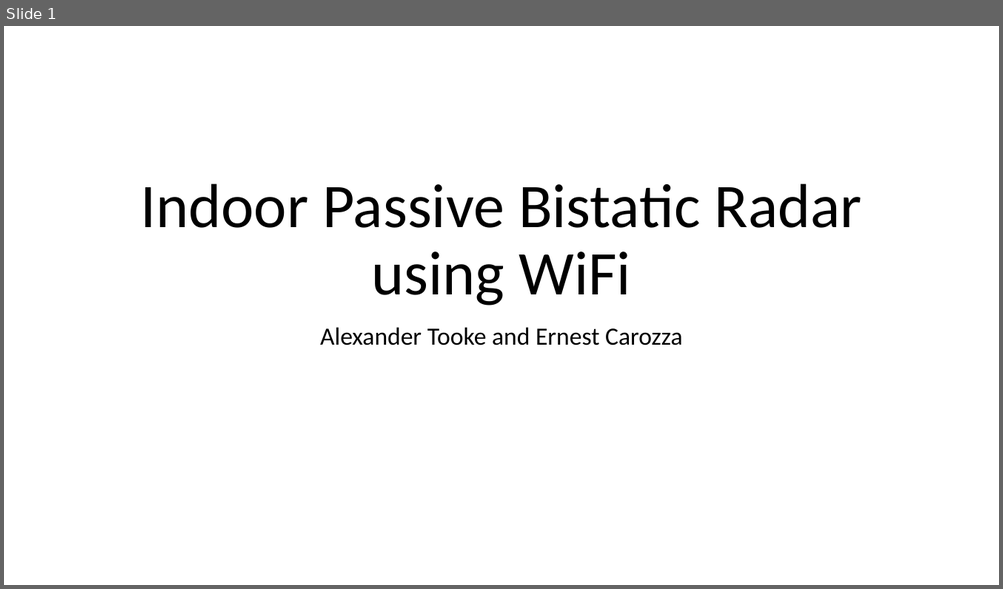
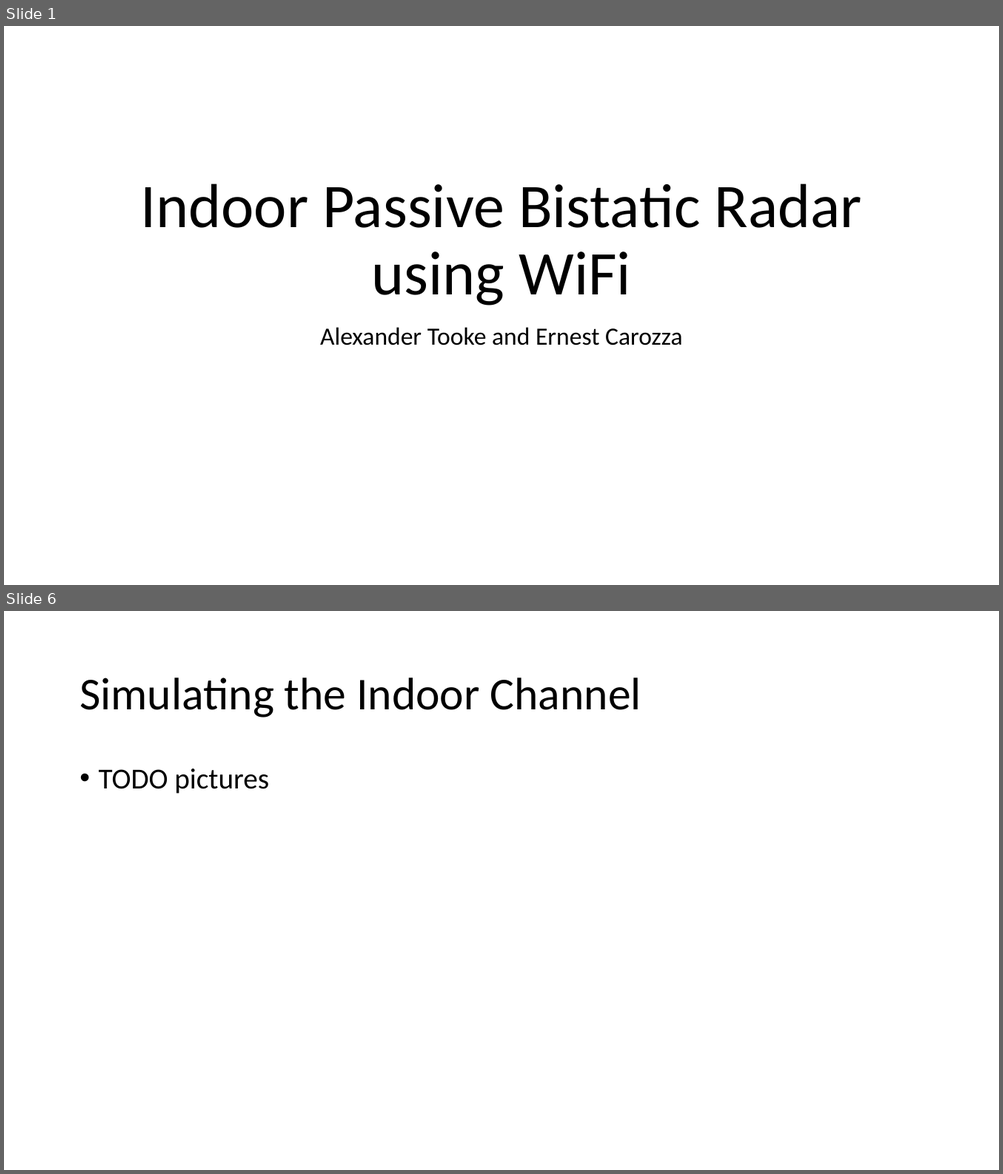
Before and after one commit to USRPMAN/wifi-radar, a slide deck: presentation.pptx. Shown one above the other, each under a label of ours: slide 1 before the commit, slides 1 and 6 after it; the slides between them are not shown. The pictures are 1003x589 and 1003x1174 pixels, drawn with LibreOffice and Linux fonts; fonts in the diff are those of the drawing. Boxes give left, top, right and bottom in pixels: in the first picture for what was removed or moved away, otherwise in the second. Text is boxed around its words. In the diff, an @@ line names an element or a change of style, - is before the commit and + after.

```diff
--- a/presentation.pptx
+++ b/presentation.pptx
@@ slide 6 added at box(4, 611, 999, 1170), background #FFFFFF @@
@@ title added at box(79, 678, 641, 718), 44 pt, text #000000 @@
+Simulating the Indoor Channel
@@ text added at box(99, 769, 269, 794), 28 pt, text #000000 @@
+• TODO pictures
```
Also in this commit, not shown: 3 slides changed, 3 other slides added, 2 slides removed.
